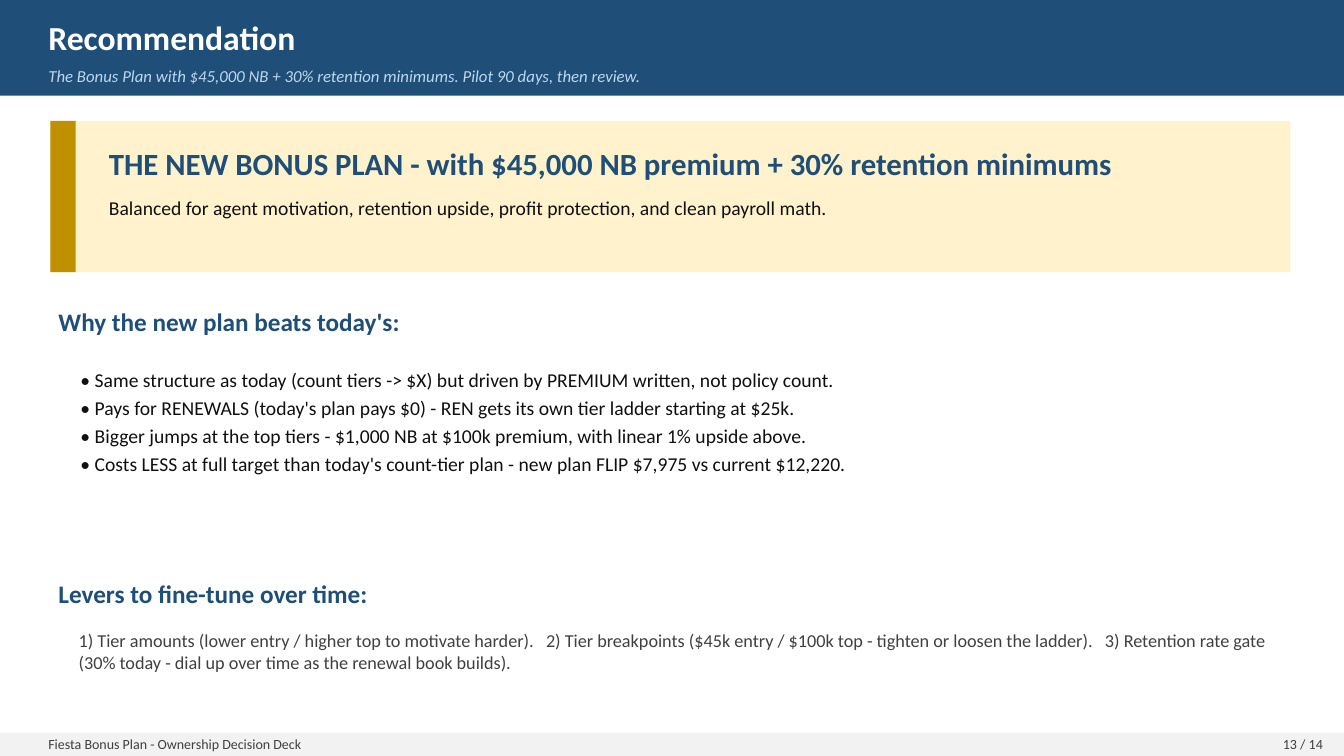
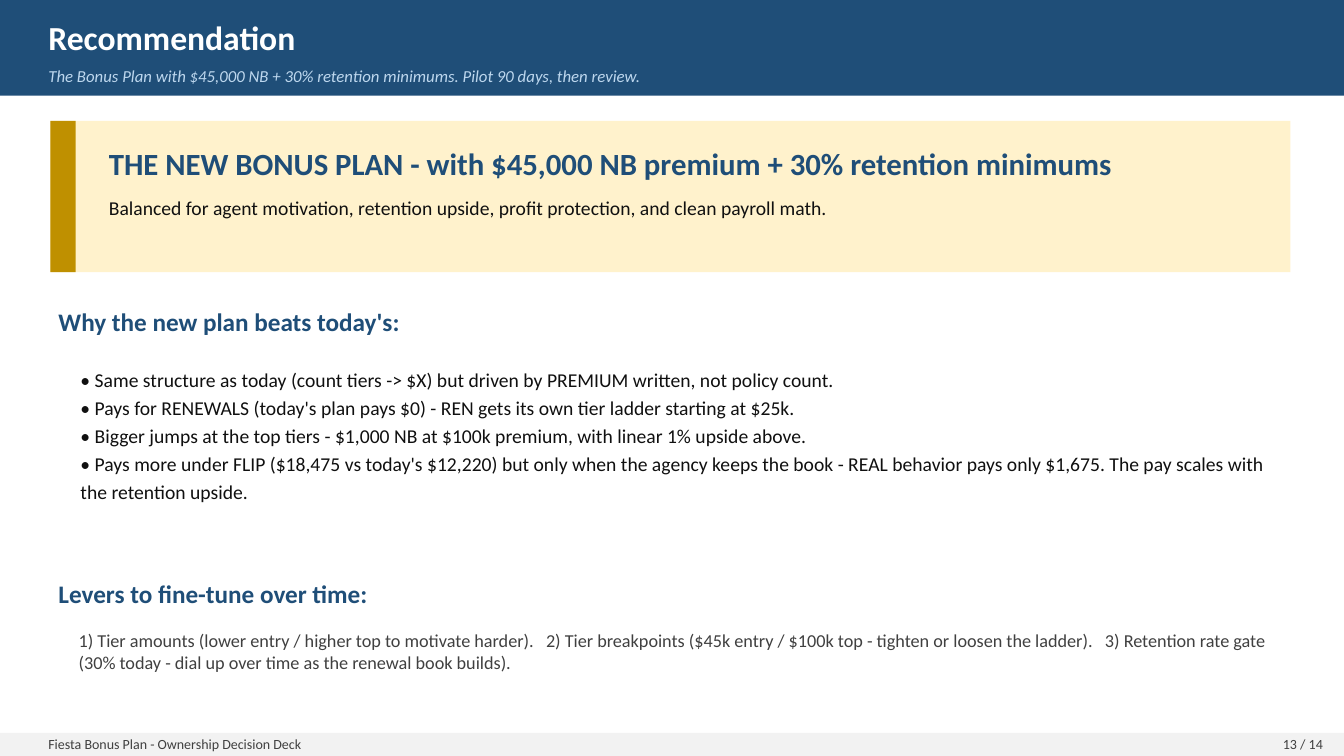
Before and after one commit to FAUS-tech/fiesta-bonus, a slide deck: slide 13 of output/Bonus_Plan_SIMPLE.pptx. Drawn at 1344x756 pixels with LibreOffice and Linux fonts; fonts in the diff are those of the drawing. Boxes give left, top, right and bottom in pixels: in the first picture for what was removed or moved away, otherwise in the second. Text is boxed around its words. In the diff, an @@ line names an element or a change of style, - is before the commit and + after.

```diff
--- a/output/Bonus_Plan_SIMPLE.pptx
+++ b/output/Bonus_Plan_SIMPLE.pptx
@@ text at (80,457,1263,502): text changed @@
-• Costs LESS at full target than today's count-tier plan - new plan FLIP $7,975 vs current $12,220.
+• Pays more under FLIP ($18,475 vs today's $12,220) but only when the agency keeps the book - REAL behavior pays only $1,675. The pay scales with the retention upside.
```
Also in this commit, not shown: 6 other slides changed, 3 other files.
